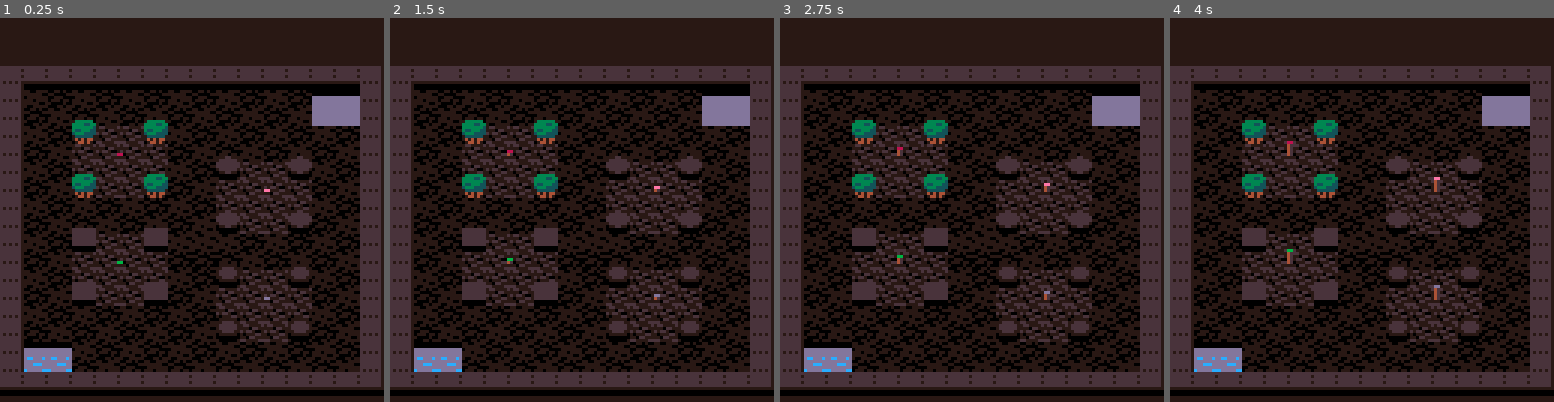
Above: before the commit, frames 1-4 (left to right).
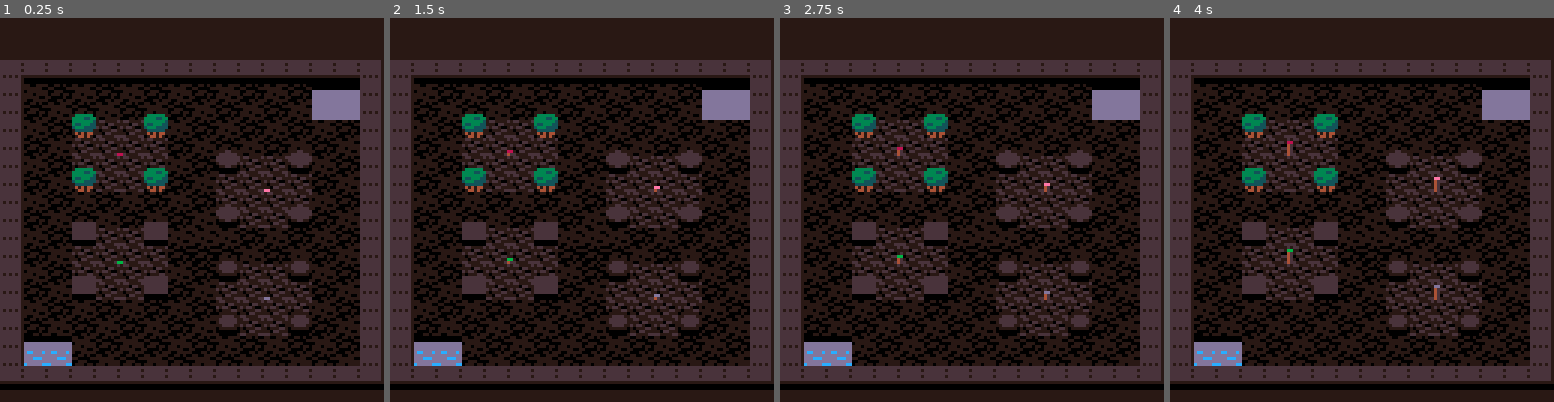
Above: after the commit, the same moments.

Repository: erwinbonsma/WhereToRootPico8
Game: PICO-8 cartridge wheretoroot.p8
The game is run twice, just before and just after one commit, with the same random seed, the same clock (stepped at 60 frames per second) and the same inputs.
Inputs:
- Up to frame 1 (0.25 s): no input
- Up to frame 2 (1.5 s): no input
- Up to frame 3 (2.75 s): no input
- Up to frame 4 (4 s): no input

The runs differ from the first frame. In frame 1, 45% of the frame differs, in the area x 0-100%, y 10-99%; in frame 2, 45%; in frame 3, 44%; in frame 4, 44%.

Commit message:
Improve/simplify hits_wall calculation

Diff:
--- a/wheretoroot.p8
+++ b/wheretoroot.p8
@@ -161,35 +161,20 @@
 end
 
 function cellgrid:_maphit(
- x,y,dx,dy,r
+ x,y,vx,vy,r
 )
- if (dx==0 and dy==0) return true
-
- local modx=x%cellsz
- local mody=y%cellsz
- if (
-  dx<0 and modx>=r
- ) then
-  return false
- end
- if (
-  dx>0 and modx+r<=cellsz
- ) then
-  return false
- end
-
- if (
-  dy<0 and mody>=r
- ) then
-  return false
- end
- if (
-  dy>0 and mody+r<=cellsz
- ) then
-  return false
- end
-
- return true
+ if (vx==0 and vy==0) return true
+
+ local cz=cellsz
+ local mx=x%cz
+ local my=y%cz
+ --dx/dy is distance along axis
+ --to cell in dir specified by
+ --vx/vy
+ local dx=vx*((cz+vx*cz)/2-mx)
+ local dy=vy*((cz+vy*cz)/2-my)
+
+ return (dx*dx+dy*dy < r*r)
 end
 
 function cellgrid:_iswall(mx,my)
@@ -736,7 +721,7 @@
  palt(0,false)
  palt(7,true)
  for i=0,17 do
-  map(0,i,0,i*6,16,1)
+  map(0,i,0,i*6-2,16,1)
  end
  pal(0)
  foreach(seeds,seed.draw)
